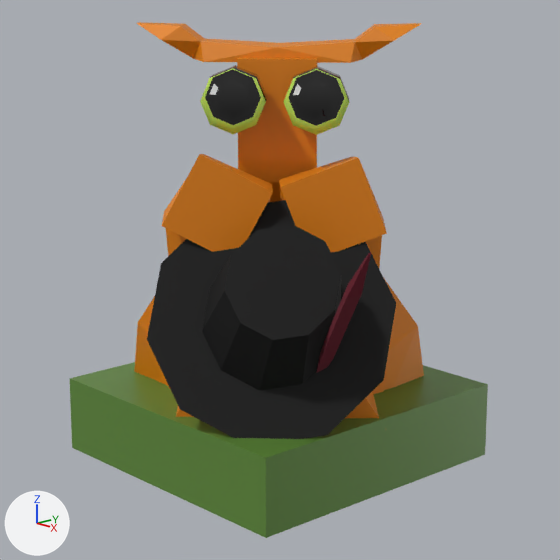
An edit to the Blender file BLENDER/cute_potté.blend, drawn before and after from the same camera.
Before and after are seen from the file's camera 'Camera'. Arrows for +X, +Y and +Z are at lower left; the lights stay in place.
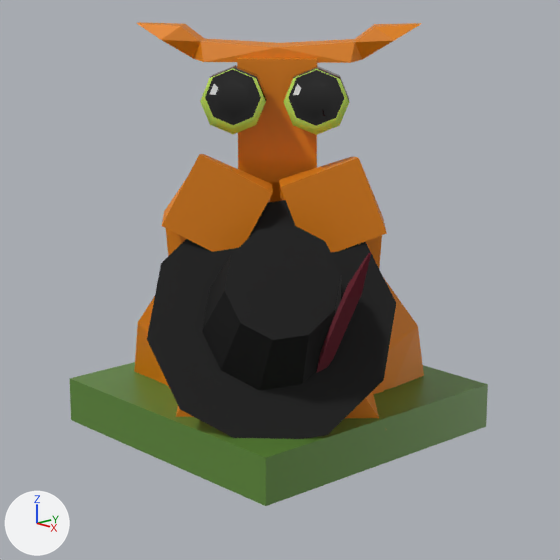
What differs and where, as boxes (x1, y1, x2, y2) in the pictures (560 x 560 px):
'Ground', modifiers changed (18% shorter)
    before: (70, 362, 488, 538)
    after: (70, 362, 488, 506)

The edits, one by one:
Object 'Ground' (ob_ground) has a SOLIDIFY modifier named 'Solidify'.
On modifier 'Solidify' of object 'Ground' (ob_ground), thickness goes from 0.5 to 0.3.
